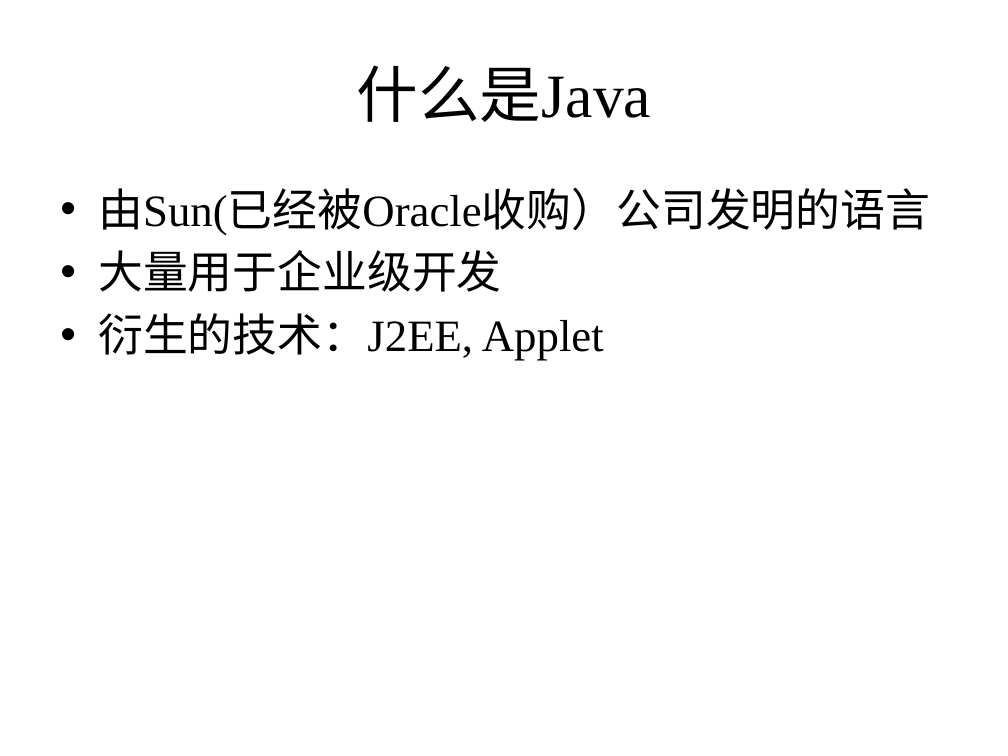
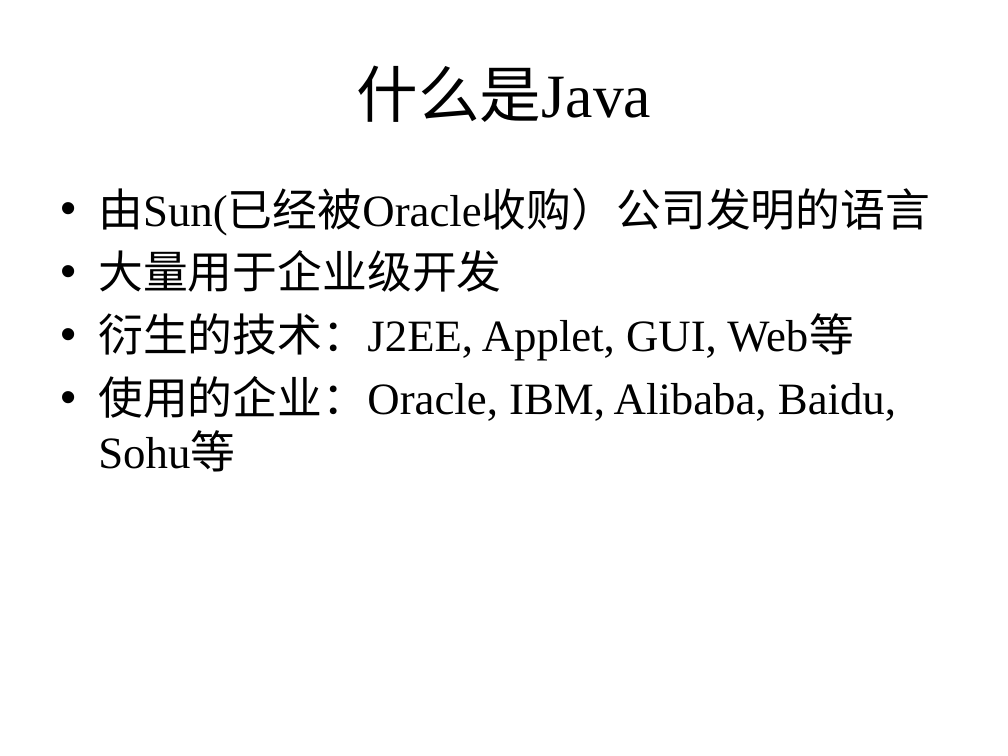
Before and after one commit to zhutao2015/JavaCourse, a slide deck: slide 2 of lesson2/java_intro.pptx. Drawn at 1008x756 pixels with LibreOffice and Linux fonts; fonts in the diff are those of the drawing. Boxes give left, top, right and bottom in pixels: in the first picture for what was removed or moved away, otherwise in the second. Text is boxed around its words. In the diff, an @@ line names an element or a change of style, - is before the commit and + after.

```diff
--- a/lesson2/java_intro.pptx
+++ b/lesson2/java_intro.pptx
@@ text at [98, 313, 896, 472]: text changed @@
-• 衍生的技术：J2EE, Applet
+• 衍生的技术：J2EE, Applet, GUI, Web等
+• 使用的企业：Oracle, IBM, Alibaba, Baidu, Sohu等
```
Also in this commit, not shown: 1 slide added, 8 other files.
